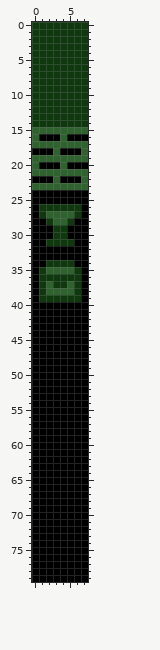
Two states of a pixel-art file, aseprite/metatiles.aseprite. That is the earlier state.
8x80 pixels, 1 frame.
The same view after the edit:
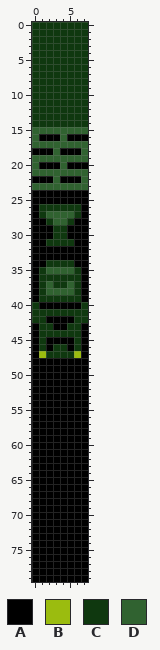
Palette (. is transparent): A #000000  B #9bbc0f  C #0f380f  D #306230
Diff:
The author changed colour A to colour B in row 47 at x 1 and 6.
The author changed colour A to colour C in row 40 at x 0 and 7; in row 41 at x 0 to 7; in row 42 at x 0 to 1 and 6 to 7; in row 43 at x 1 to 2 and 5 to 6; in row 44 at x 1 to 6; in row 45 at x 1 and 6.
The author changed colour A to colour C in row 46 at x 1, 3 to 4 and 6; in row 47 at x 2 to 5.
